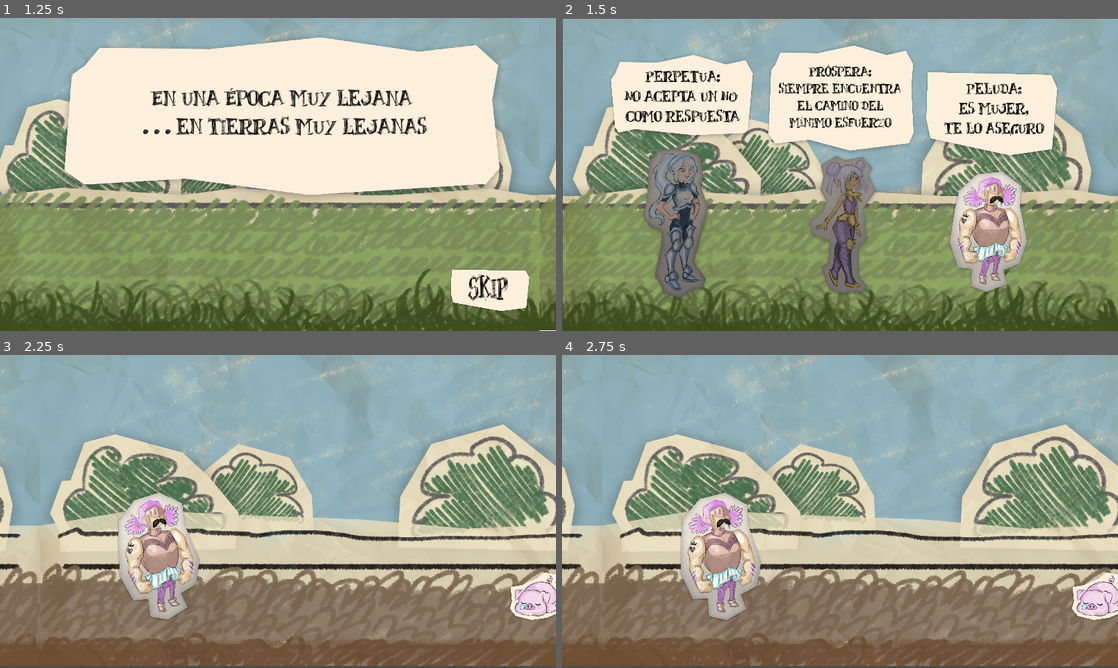
Above: before the commit, frames 1-4 (two rows, left to right).
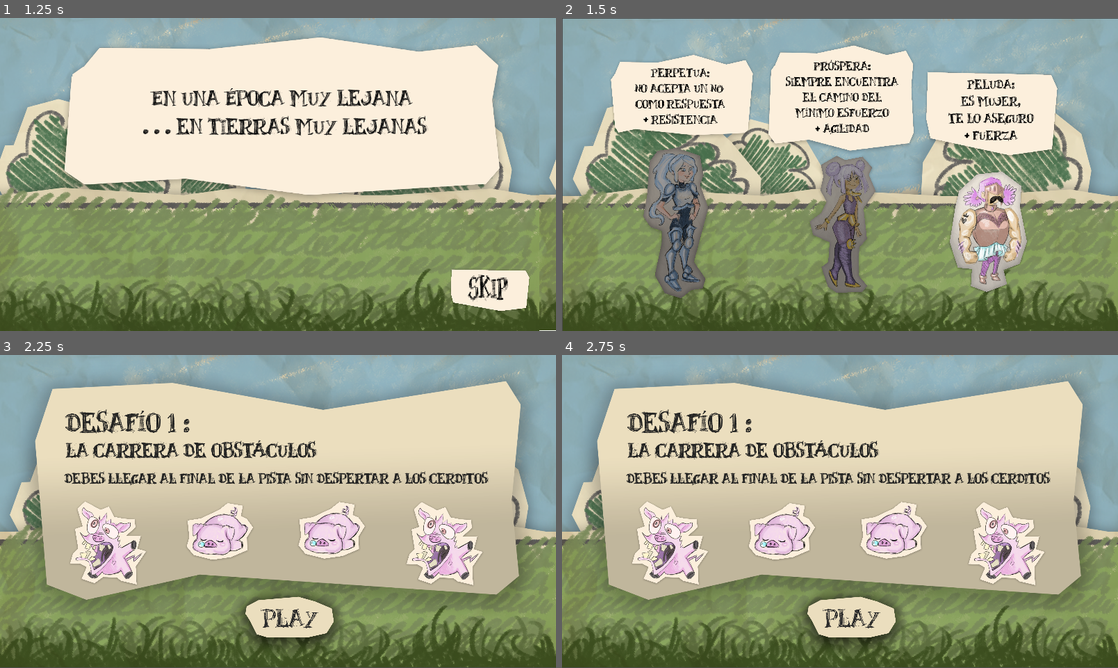
Above: after the commit, the same moments.

Repository: elianabarrios/a-frog-for-the-queendome
Game: Godot game, scene res://scenes/menu/Menu.tscn
Two runs of this game, one before a commit and one after it. Both use one fixed random seed, a clock stepped at 60 frames per second and the inputs below.
Inputs (mouse positions are in pixels of both pictures, inside the frame that each line leads up to):
- Up to frame 1 (1.25 s): click (272, 249) at 0.5 s
- Up to frame 2 (1.5 s): click "SKIP" at 1.25 s
- Up to frame 3 (2.25 s): click (428, 567) at 2 s
- Up to frame 4 (2.75 s): no input

Frame 1 is identical in both runs. In frame 2, 5.0% of the frame differs, in the area x 11-87%, y 13-40%; in frame 3, 75%; in frame 4, 75%, in the area x 0-100%, y 0-100%.

Commit message:
presentation-scene-more-assets
Escena de presentacion del desafio, carga de assets

Diff:
--- /dev/null
+++ b/scenes/level_1/Challenge1Presentation.tscn
@@ -0,0 +1,80 @@
+[gd_scene load_steps=7 format=2]
+
+[ext_resource path="res://assets/level/challenge_one_presentation.png" type="Texture" id=1]
+[ext_resource path="res://assets/menu/play_button.png" type="Texture" id=2]
+[ext_resource path="res://assets/obstacle/pig_sleep.png" type="Texture" id=3]
+[ext_resource path="res://assets/obstacle/pig_pisao.png" type="Texture" id=4]
+[ext_resource path="res://scenes/level_1/PlayButtonLevelOne.gd" type="Script" id=5]
+
+[sub_resource type="SpriteFrames" id=1]
+animations = [ {
+"frames": [ ExtResource( 3 ), ExtResource( 3 ), ExtResource( 4 ) ],
+"loop": true,
+"name": "two",
+"speed": 1.0
+}, {
+"frames": [ ExtResource( 3 ), ExtResource( 4 ) ],
+"loop": true,
+"name": "one",
+"speed": 1.0
+}, {
+"frames": [ ExtResource( 3 ), ExtResource( 3 ), ExtResource( 3 ), ExtResource( 4 ) ],
+"loop": true,
+"name": "tree",
+"speed": 1.0
+}, {
+"frames": [ ExtResource( 3 ), ExtResource( 3 ), ExtResource( 3 ), ExtResource( 3 ), ExtResource( 4 ) ],
+"loop": true,
+"name": "four",
+"speed": 1.0
+} ]
+
+[node name="Challenge1Presentation" type="Node2D"]
+
+[node name="BgChallengeOne" type="Sprite" parent="."]
+position = Vector2( 959.318, 538.189 )
+texture = ExtResource( 1 )
+
+[node name="PlayButtonLevelOne" type="TextureButton" parent="."]
+margin_left = 796.0
+margin_top = 790.0
+margin_right = 1476.0
+margin_bottom = 1198.0
+rect_scale = Vector2( 0.6, 0.6 )
+texture_normal = ExtResource( 2 )
+script = ExtResource( 5 )
+__meta__ = {
+"_edit_use_anchors_": false
+}
+
+[node name="PigPres" type="AnimatedSprite" parent="."]
+position = Vector2( 373.318, 650.189 )
+scale = Vector2( 0.5, 0.5 )
+frames = SubResource( 1 )
+animation = "one"
+frame = 1
+playing = true
+
+[node name="PigPres2" type="AnimatedSprite" parent="."]
+position = Vector2( 759.318, 610.189 )
+scale = Vector2( 0.5, 0.5 )
+frames = SubResource( 1 )
+animation = "two"
+playing = true
+
+[node name="PigPres3" type="AnimatedSprite" parent="."]
+position = Vector2( 1145.32, 606.189 )
+scale = Vector2( 0.5, 0.5 )
+frames = SubResource( 1 )
+animation = "tree"
+frame = 1
+playing = true
+
+[node name="PigPres4" type="AnimatedSprite" parent="."]
+position = Vector2( 1535.32, 652.189 )
+scale = Vector2( 0.5, 0.5 )
+frames = SubResource( 1 )
+animation = "four"
+frame = 4
+playing = true
+[connection signal="button_down" from="PlayButtonLevelOne" to="PlayButtonLevelOne" method="_on_PlayButtonLevelOne_button_down"]
--- /dev/null
+++ b/scenes/level_1/PlayButtonLevelOne.gd
@@ -0,0 +1,21 @@
+extends TextureButton
+
+
+# Declare member variables here. Examples:
+# var a = 2
+# var b = "text"
+
+
+# Called when the node enters the scene tree for the first time.
+func _ready():
+	pass # Replace with function body.
+
+
+# Called every frame. 'delta' is the elapsed time since the previous frame.
+#func _process(delta):
+#	pass
+
+
+func _on_PlayButtonLevelOne_button_down():
+	get_tree().change_scene("res://scenes/level_1/Level1.tscn")
+	pass # Replace with function body.
--- a/scenes/player_select/PlayerSelect.gd
+++ b/scenes/player_select/PlayerSelect.gd
@@ -7,5 +7,5 @@
 
 
 func _on_Peluda_button_down():
-	get_tree().change_scene("res://scenes/level_1/Level1.tscn")
+	get_tree().change_scene("res://scenes/level_1/Challenge1Presentation.tscn")
 	pass
--- a/scenes/player_select/PlayerSelect.tscn
+++ b/scenes/player_select/PlayerSelect.tscn
@@ -66,16 +66,17 @@
 texture = ExtResource( 6 )
 
 [node name="Label" type="Label" parent="."]
-margin_left = 210.0
-margin_top = 180.0
-margin_right = 802.0
-margin_bottom = 471.0
-rect_scale = Vector2( 0.7, 0.7 )
+margin_left = 246.0
+margin_top = 172.0
+margin_right = 838.0
+margin_bottom = 561.0
+rect_scale = Vector2( 0.55, 0.55 )
 custom_fonts/font = ExtResource( 9 )
 custom_colors/font_color = Color( 0, 0, 0, 1 )
 text = "Perpetua:
 No acepta un NO
-como respuesta"
+como respuesta
++ resistencia"
 align = 1
 valign = 1
 __meta__ = {
@@ -83,17 +84,18 @@
 }
 
 [node name="Label2" type="Label" parent="."]
-margin_left = 748.0
-margin_top = 166.0
-margin_right = 1459.0
-margin_bottom = 555.0
-rect_scale = Vector2( 0.6, 0.6 )
+margin_left = 772.0
+margin_top = 148.0
+margin_right = 1483.0
+margin_bottom = 635.0
+rect_scale = Vector2( 0.55, 0.55 )
 custom_fonts/font = ExtResource( 9 )
 custom_colors/font_color = Color( 0, 0, 0, 1 )
 text = "Próspera:
 siempre encuentra
 el camino del
-mínimo esfuerzo"
+mínimo esfuerzo
++ agilidad"
 align = 1
 valign = 1
 __meta__ = {
@@ -101,16 +103,17 @@
 }
 
 [node name="Label3" type="Label" parent="."]
-margin_left = 1318.0
-margin_top = 222.0
-margin_right = 1813.0
-margin_bottom = 513.0
-rect_scale = Vector2( 0.7, 0.7 )
+margin_left = 1332.0
+margin_top = 210.0
+margin_right = 1827.0
+margin_bottom = 599.0
+rect_scale = Vector2( 0.6, 0.6 )
 custom_fonts/font = ExtResource( 9 )
 custom_colors/font_color = Color( 0, 0, 0, 1 )
 text = "Peluda:
 es mujer,
-te lo aseguro"
+te lo aseguro
++ fuerza"
 align = 1
 valign = 1
 __meta__ = {
--- a/scenes/ui/ScoreScreen.tscn
+++ b/scenes/ui/ScoreScreen.tscn
@@ -1,8 +1,12 @@
-[gd_scene format=2]
+[gd_scene load_steps=2 format=2]
+
+[ext_resource path="res://assets/level/final_points.png" type="Texture" id=1]
 
 [node name="ScoreScreen" type="Node2D"]
 
 [node name="ScoresBackground" type="Sprite" parent="."]
+position = Vector2( 962, 541 )
+texture = ExtResource( 1 )
 
 [node name="Control" type="Control" parent="."]
 margin_right = 40.0
Binary file added: assets/level/challenge_one_presentation.png
Not shown, added: assets/level/challenge_one_presentation.png.import
Binary file added: assets/level/final_points.png
Not shown, added: assets/level/final_points.png.import
